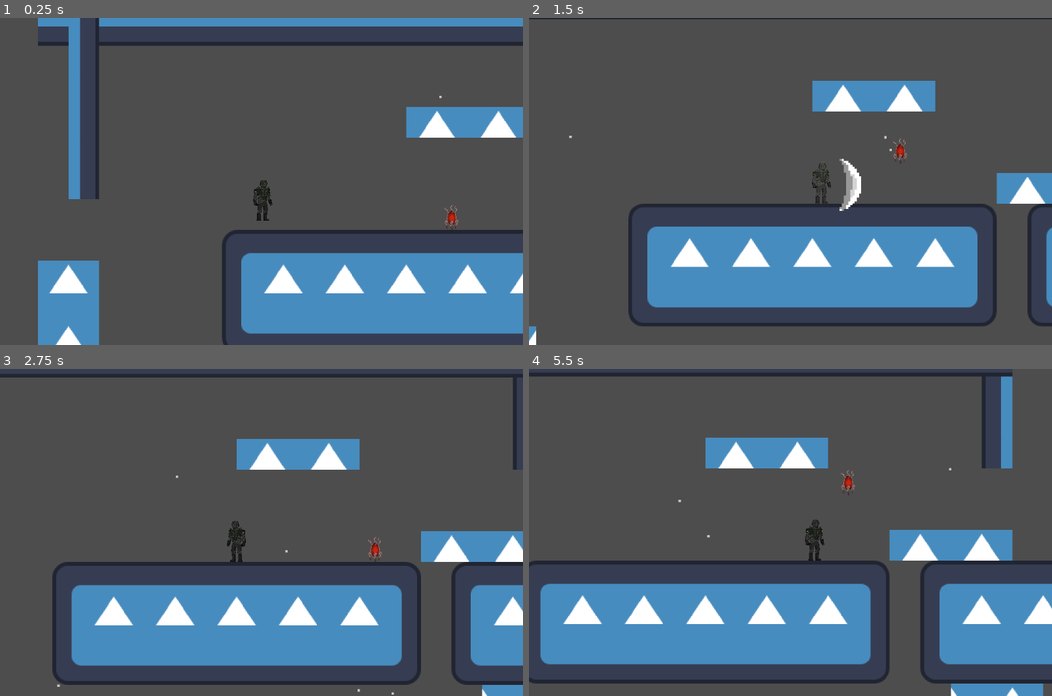
Above: before the commit, frames 1-4 (two rows, left to right).
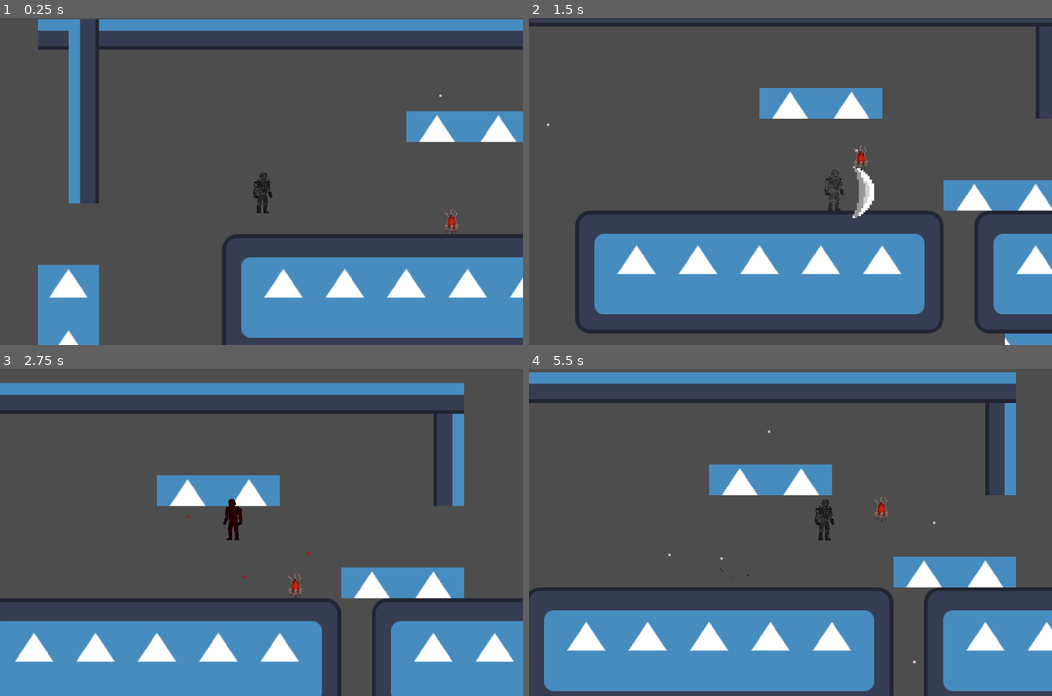
Above: after the commit, the same moments.

Repository: Rowan-Nag/Metroidvania
Game: Godot game, scene res://node_2d.tscn
Same seed, same stepped clock (60 frames per second), same inputs: the game is played once before the commit and once after it. The engine's default icon, where the game draws it, is replaced by a stand-in: a white triangle on a blue panel in a dark square.
Inputs (mouse positions are in pixels of both pictures, inside the frame that each line leads up to):
- Up to frame 1 (0.25 s): no input
- Up to frame 2 (1.5 s): move the mouse to (905, 165) at 0.52 s; hold D (Right) from 0.53 s (still down); tap Space (Jump) at 0.6, 0.77, 1.07 s; move the mouse to (685, 197) at 1.27 s; click (685, 197) at 1.35 s
- Up to frame 3 (2.75 s): tap Space (Jump) at 1.52, 1.55, 1.82, 2.1 s; move the mouse to (313, 460) at 2.02 s; release D (Right) at 2.03 s; hold A (Left) from 2.03 s (still down)
- Up to frame 4 (5.5 s): move the mouse to (764, 597) at 2.77 s; release A (Left) at 2.78 s; hold D (Right) 2.78-4.28 s; click (764, 597) at 2.85 s; tap Space (Jump) at 3.02, 3.05, 3.32, 3.6, 3.77, 4.07, 4.52, 4.55, 4.82, 5.1 s; move the mouse to (947, 581) at 3.52 s; move the mouse to (633, 483) at 4.27 s; hold A (Left) 4.28-5.03 s; click (633, 483) at 4.35 s; move the mouse to (816, 532) at 5.02 s; hold D (Right) from 5.03 s (still down)

The runs differ from the first frame. In frame 1, 8.7% of the frame differs, in the area x 7-100%, y 0-100%; in frame 2, 23%; in frame 3, 40%, in the area x 0-100%, y 1-100%; in frame 4, 34%.

Commit message:
I added my first thing :) enjoy walljumping!

Diff:
--- a/Scripts/Player.gd
+++ b/Scripts/Player.gd
@@ -21,15 +21,33 @@
 @onready var animated_sprite : AnimatedSprite2D = $AnimatedSprite2D
 @onready var stunTimer : Timer = $stunTimer
 @onready var immunityTimer : Timer = $immunityTimer
+@onready var RayRight : RayCast2D = $RayRight
+@onready var RayLeft : RayCast2D = $RayLeft
+
 @onready var jumpParticles = preload("res://Particles/jump_particles.tscn")
 @onready var attack1 = preload("res://attack1.tscn")
 
 func _physics_process(delta):
+
+	# Get Input Direction
+	var inputDir : float = Input.get_axis("Left", "Right")
+
 	# Add the gravity.
 
 	if not is_on_floor():
 		velocity.y += gravity * delta
 		clamp(velocity.y, -terminal_velocity, 1e9)
+		if Input.is_action_just_pressed("Jump") and not is_on_floor():
+			# For Wall jumps
+			if (RayRight.is_colliding() and inputDir > 0):
+				velocity.y = JUMP_VELOCITY*0.8
+				velocity.x = JUMP_VELOCITY*0.6
+				stunTimer.start(0.15)
+			elif (RayLeft.is_colliding() and inputDir < 0):
+				velocity.y = JUMP_VELOCITY*0.8
+				velocity.x = -JUMP_VELOCITY*0.6
+				stunTimer.start(0.15)
+
 	# Handle Jump.
 	if Input.is_action_just_pressed("Jump") and is_on_floor():
 		velocity.y = JUMP_VELOCITY
@@ -48,8 +66,7 @@
 	if Input.is_action_just_pressed("Attack") and stunTimer.is_stopped():
 		attack()
 
-	# Get Input Direction
-	var inputDir = Input.get_axis("Left", "Right")
+
 
 
 	# Get the input direction and handle the movement/deceleration.
@@ -71,6 +88,8 @@
 #	if(knockbackDir != Vector2.ZERO):
 #		print(knockbackDir)
 	move_and_slide()
+
+
 
 	# ANIMATIONS
 	if(attacking):
--- a/TickEnemy.gd
+++ b/TickEnemy.gd
@@ -18,7 +18,7 @@
 	if(is_on_floor()):
 		direction = 0
 	if(is_on_floor() and jumpTimer.is_stopped()):
-		print("jump!")
+		#print("jump!")
 		velocity.y = -500
 		jumpTimer.start(randf_range(0.5, 3))
 		direction = (randi_range(0, 1)*2-1)
--- a/node_2d.tscn
+++ b/node_2d.tscn
@@ -147,7 +147,7 @@
 collision_layer = 2
 collision_mask = 17
 script = ExtResource("2_qcmbt")
-SPEED = 279.26
+gravity = 1000
 JUMP_VELOCITY = -500
 metadata/_edit_group_ = true
 
@@ -187,6 +187,12 @@
 one_shot = true
 autostart = true
 
+[node name="RayRight" type="RayCast2D" parent="Player"]
+target_position = Vector2(35.8354, 0)
+
+[node name="RayLeft" type="RayCast2D" parent="Player"]
+target_position = Vector2(-30.9488, 0)
+
 [node name="Subject" type="Sprite2D" parent="."]
 position = Vector2(1314, -207)
 scale = Vector2(0.585641, 0.631897)
